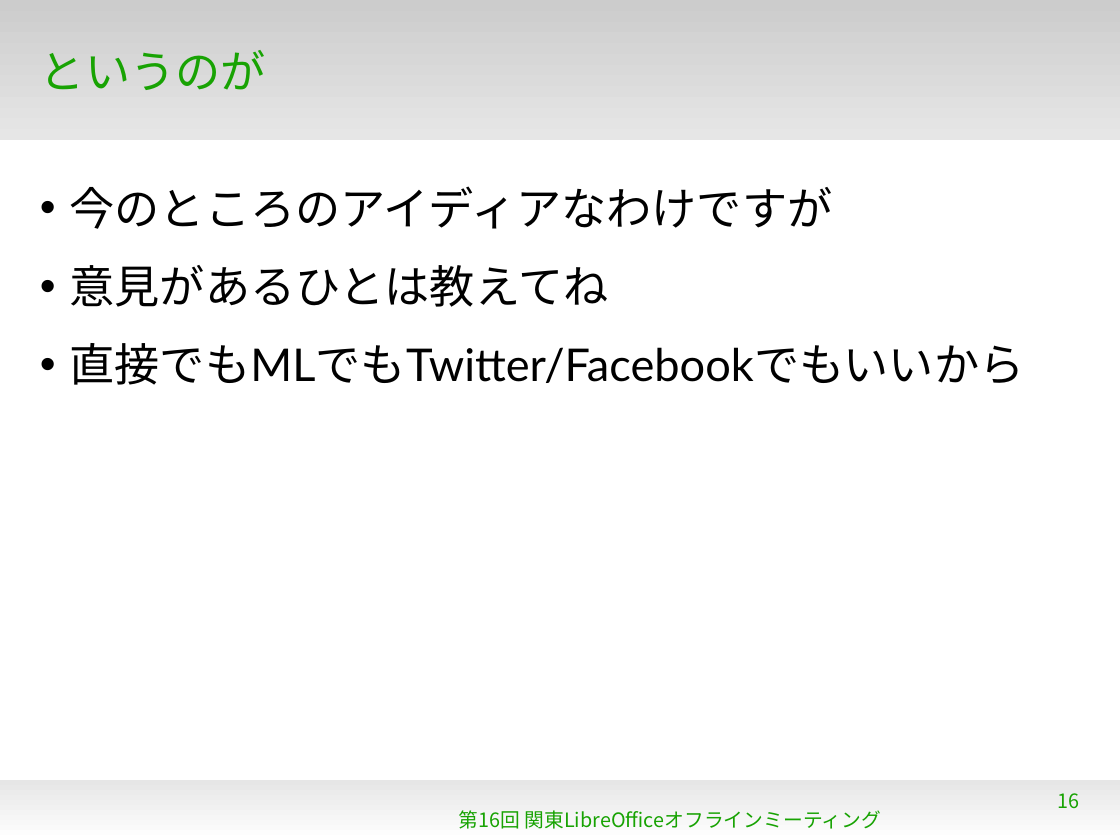
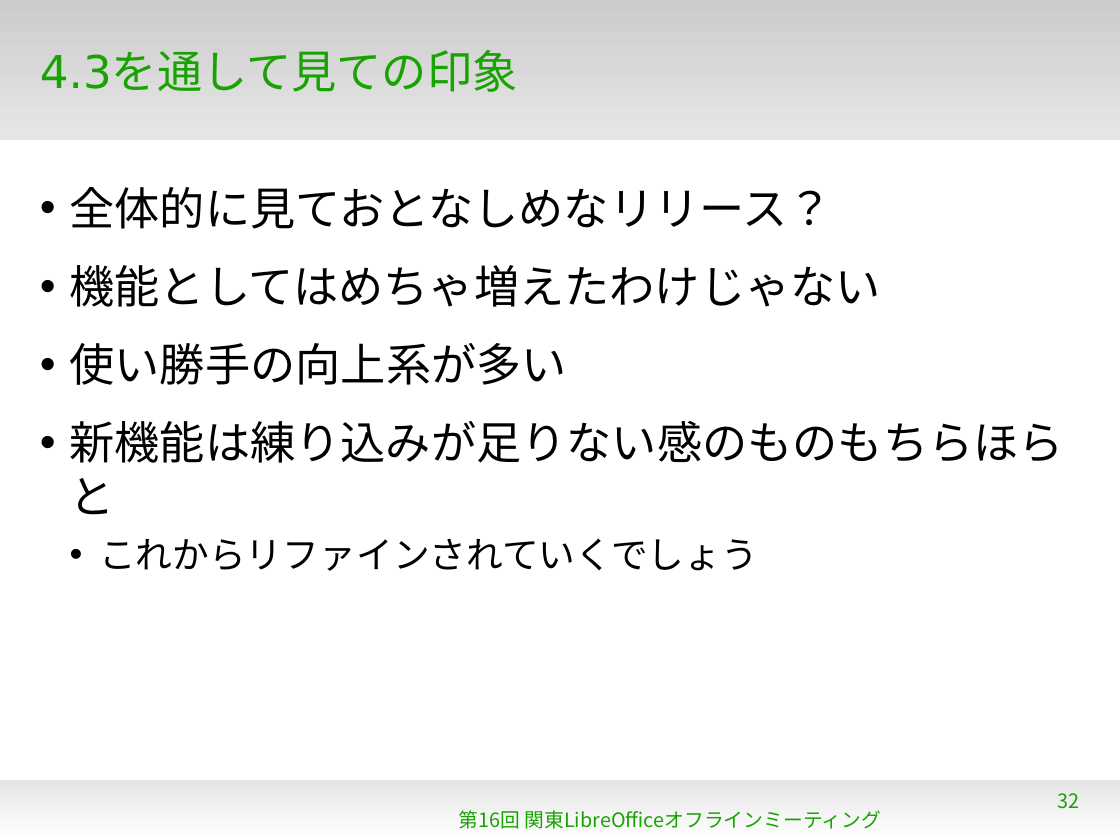
Before and after one commit to gitter-badger/KantoLibreOffice, a slide deck: slide 32 of Jul2014/WhatsNew4_3.odp (slide 16 before the commit). Drawn at 1120x840 pixels with LibreOffice and Linux fonts; fonts in the diff are those of the drawing; background and template pictures are left out. Boxes give left, top, right and bottom in pixels: in the first picture for what was removed or moved away, otherwise in the second. Text is boxed around its words. In the diff, an @@ line names an element or a change of style, - is before the commit and + after.

Commit message:
ready for presentation

```diff
--- a/Jul2014/WhatsNew4_3.odp
+++ b/Jul2014/WhatsNew4_3.odp
@@ title at (40,51,517,92): text changed @@
-というのが
+4.3を通して見ての印象
@@ text at (70,187,1064,571): text changed @@
-• 今のところのアイディアなわけですが
-• 意見があるひとは教えてね
-• 直接でもMLでもTwitter/Facebookでもいいから
+• 全体的に見ておとなしめなリリース？
+• 機能としてはめちゃ増えたわけじゃない
+• 使い勝手の向上系が多い
+• 新機能は練り込みが足りない感のものもちらほらと
+  • これからリファインされていくでしょう
@@ page number at (1058,793,1080,809): text changed @@
-16
+32
```
Also in this commit, not shown: 7 other slides changed, 18 slides added, 2 slides removed.
